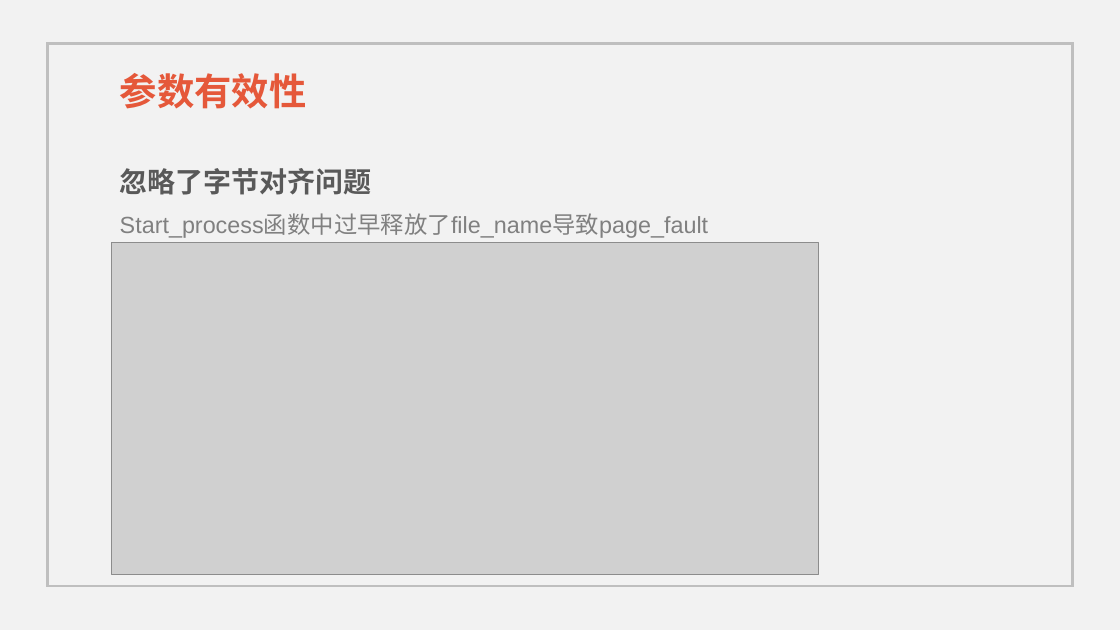
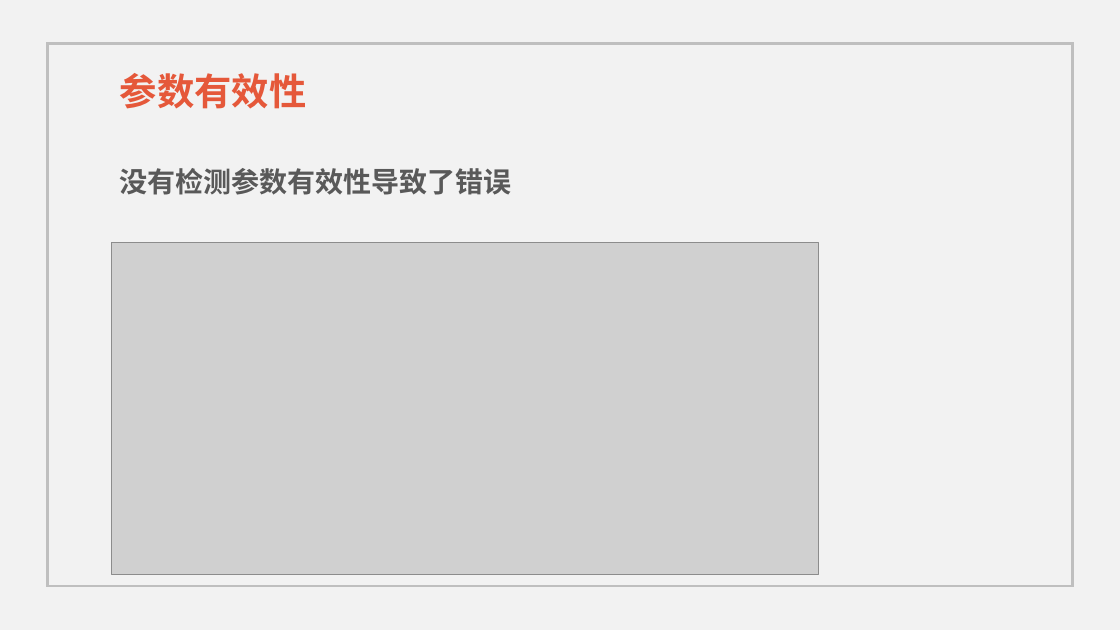
Before and after one commit to ChenyangDu/BlackslashUnionGroup, a slide deck: slide 7 of 申优PPT.pptx. Drawn at 1120x630 pixels with LibreOffice and Linux fonts; fonts in the diff are those of the drawing; grey boxes stand for pictures. Boxes give left, top, right and bottom in pixels: in the first picture for what was removed or moved away, otherwise in the second. Text is boxed around its words. In the diff, an @@ line names an element or a change of style, - is before the commit and + after.

```diff
--- a/申优PPT.pptx
+++ b/申优PPT.pptx
@@ text at (120, 168, 512, 195): text changed @@
-忽略了字节对齐问题
+没有检测参数有效性导致了错误
@@ text removed at (120, 214, 708, 238) @@
-Start_process函数中过早释放了file_name导致page_fault
```
Also in this commit, not shown: 1 other slide changed.
